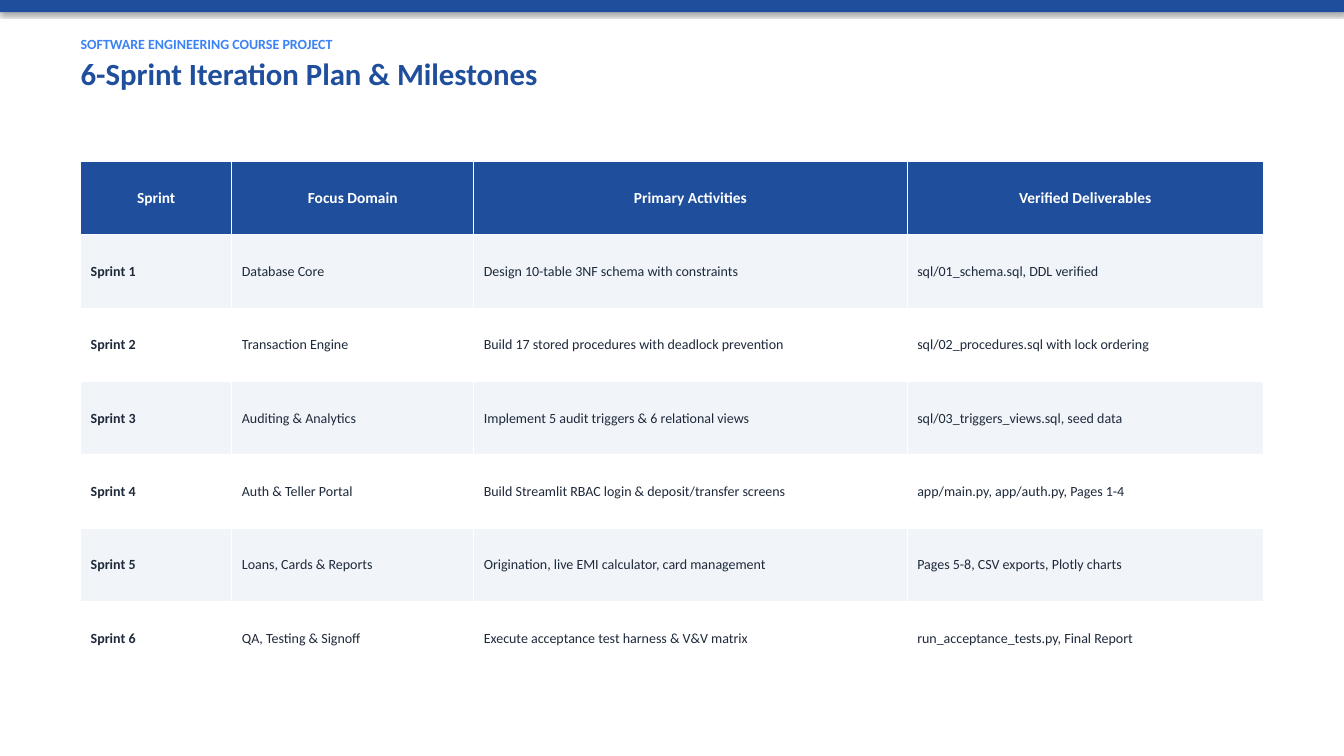
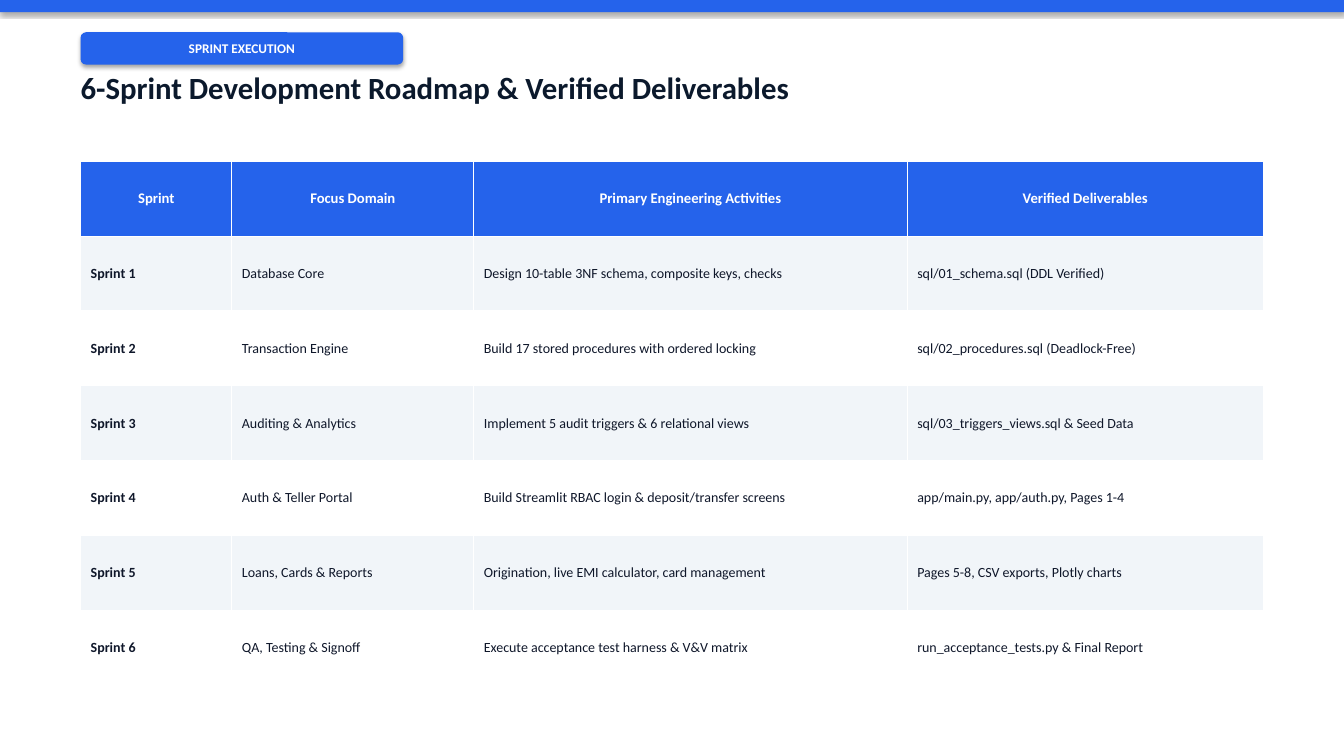
Before and after one commit to shreyasghatekar1-prog/Database-Management-System-Course-Project, a slide deck: slide 11 of Bank_Management_System_Software_Engineering_Presentation.pptx. Drawn at 1344x756 pixels with LibreOffice and Linux fonts; fonts in the diff are those of the drawing. Boxes give left, top, right and bottom in pixels: in the first picture for what was removed or moved away, otherwise in the second. Text is boxed around its words. In the diff, an @@ line names an element or a change of style, - is before the commit and + after.

```diff
--- a/Bank_Management_System_Software_Engineering_Presentation.pptx
+++ b/Bank_Management_System_Software_Engineering_Presentation.pptx
@@ rectangle at bbox=[0, 0, 1344, 12]: fill #1F4E9C to #2563EB @@
@@ rounded rectangle added at bbox=[81, 32, 403, 65], fill #2563EB, 9.5 pt, text #FFFFFF, bold @@
+SPRINT EXECUTION
@@ text at bbox=[81, 77, 789, 104]: text changed; size 10 to 22 pt; text colour #3B82F6 to #0B192C @@
-SOFTWARE ENGINEERING COURSE PROJECT
-6-Sprint Iteration Plan & Milestones
+6-Sprint Development Roadmap & Verified Deliverables
@@ table at bbox=[81, 161, 1263, 686] @@
-row 1, column 3: Primary Activities
+row 1, column 3: Primary Engineering Activities
-row 2, column 3: Design 10-table 3NF schema with constraints
+row 2, column 3: Design 10-table 3NF schema, composite keys, checks
-row 2, column 4: sql/01_schema.sql, DDL verified
+row 2, column 4: sql/01_schema.sql (DDL Verified)
-row 3, column 3: Build 17 stored procedures with deadlock prevention
+row 3, column 3: Build 17 stored procedures with ordered locking
-row 3, column 4: sql/02_procedures.sql with lock ordering
+row 3, column 4: sql/02_procedures.sql (Deadlock-Free)
-row 4, column 4: sql/03_triggers_views.sql, seed data
+row 4, column 4: sql/03_triggers_views.sql & Seed Data
-row 7, column 4: run_acceptance_tests.py, Final Report
+row 7, column 4: run_acceptance_tests.py & Final Report
@@ fill #1F4E9C to #2563EB in row 1 @@
@@ size 11 to 10.5 pt in "Sprint", "Focus Domain", "Verified Deliverables" @@
@@ text colour #1E293B to #0F172A in "Sprint 1", "Database Core", "Sprint 2", "Transaction Engine" and 14 more places @@
```
Also in this commit, not shown: 26 other slides changed, 2 slides added, 2 slides removed, 1 other file.
